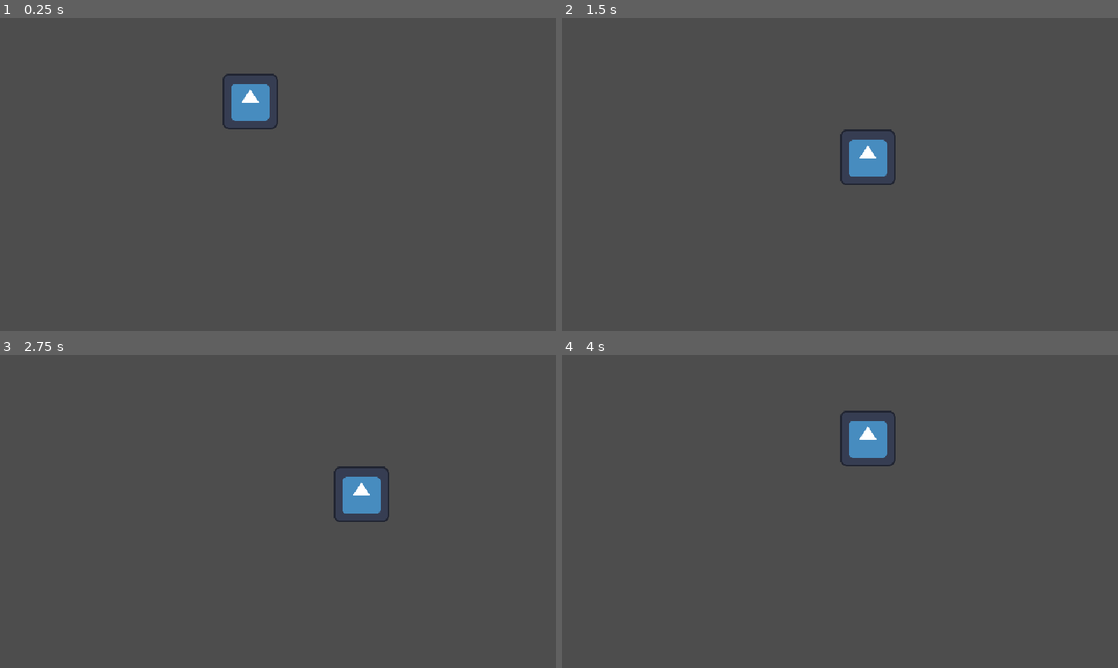
Above: before the commit, frames 1-4 (two rows, left to right).
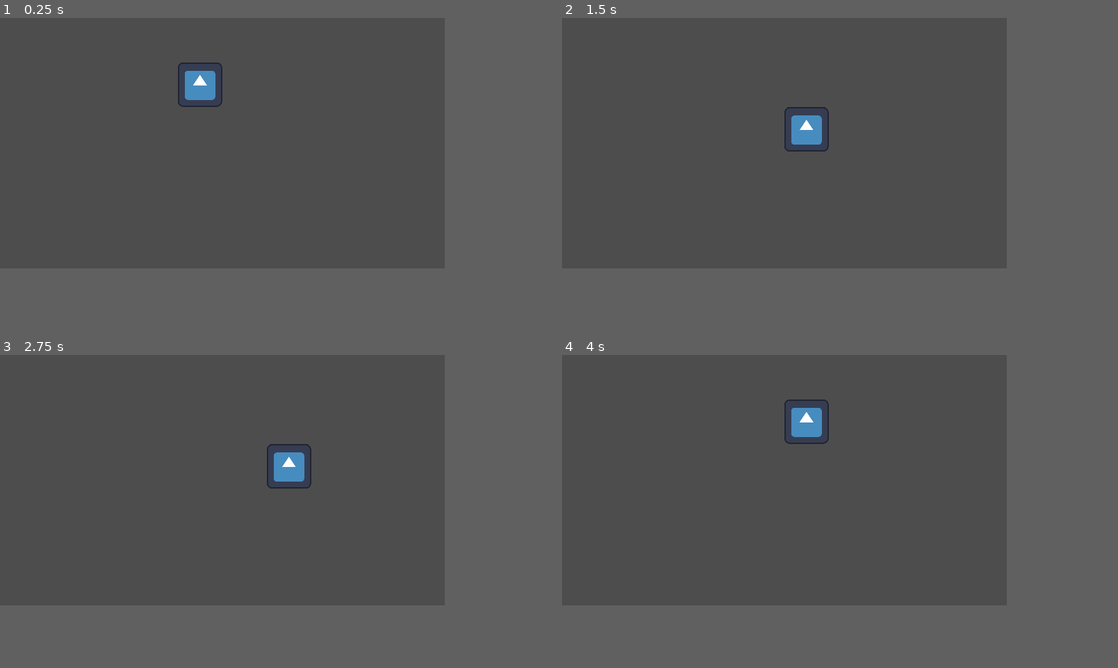
Above: after the commit, the same moments.

Repository: ZealStudio/HeroPath
Game: Godot game, scene res://Scenes/main.tscn
Same seed, same stepped clock (60 frames per second), same inputs: the game is played once before the commit and once after it. The project has no main scene, so this scene is started directly. The engine's default icon, where the game draws it, is replaced by a stand-in: a white triangle on a blue panel in a dark square.
Inputs:
- Up to frame 1 (0.25 s): no input
- Up to frame 2 (1.5 s): tap Enter at 0.5 s; hold Right (right) 0.53-1.28 s; tap Space at 1.25 s; hold Down (down) from 1.28 s (still down)
- Up to frame 3 (2.75 s): tap Enter at 2 s; release Down (down) at 2.03 s; hold Right (right) from 2.03 s (still down)
- Up to frame 4 (4 s): tap Space at 2.75 s; release Right (right) at 2.78 s; hold Up (up) 2.78-3.53 s; tap Enter at 3.5 s; hold Left (left) from 3.53 s (still down)
In our replay, the window is 800x450 before the commit and 640x360 after it. These sizes can differ from the game's own. Grey fills any space a smaller window leaves; there, only what the larger window draws over its background counts as a difference.

The runs differ from the first frame. In frame 1, 1.7% of the frame differs, in the area x 32-50%, y 14-36%; in frame 2, 1.7%, in the area x 40-60%, y 28-54%; in frame 3, 1.7%; in frame 4, 1.7%.

Commit message:
Ui Changes

Diff:
--- /dev/null
+++ b/Code/Ui/BattleUi.gd
@@ -0,0 +1,6 @@
+extends Control
+
+
+
+func ChangeVisibility(Visibility):
+	visible = Visibility
--- a/Screen Transition OverLay.gd
+++ b/Code/Ui/Screen Transition OverLay.gd
@@ -1,6 +1,6 @@
 extends ColorRect
 
-
+signal  LoadBattleUI(CanBeSeen)
 
 func _ready():
 	StartBattle()
@@ -18,6 +18,7 @@
 	).from(0.0).set_trans(Tween.TRANS_SINE)
 
 	await tween.finished
+	emit_signal("LoadBattleUI", true)
 	tween = create_tween()
 	tween.tween_property(
 		material,
@@ -25,5 +26,11 @@
 		0,
 		1
 	).from(1.0).set_trans(Tween.TRANS_SINE)
+	await tween.finished
+
 	print_debug(" Start battle")
+
+
+
+
 	#get_tree().change_scene_to_file("res://Scenes/main.tscn")
--- /dev/null
+++ b/Code/Ui/UIHolder.gd
@@ -0,0 +1,11 @@
+extends TextureRect
+
+@export var Basetexture :Texture
+@export var OnSelectedtexture :Texture
+
+
+func Selected(bIsSelected):
+	if  bIsSelected:
+		texture = OnSelectedtexture
+	else:
+		texture = Basetexture
--- /dev/null
+++ b/Code/Ui/battlePhase.gd
@@ -0,0 +1,16 @@
+extends Control
+
+@export var inputs = {"right": Vector2.RIGHT,
+			"left": Vector2.LEFT,
+			"up": Vector2.UP,
+			"down": Vector2.DOWN}
+# Called when the node enters the scene tree for the first time.
+
+func _unhandled_input(event):
+	for dir in inputs.keys():
+		if event.is_action_pressed(dir):
+			print_debug(dir)
+			if dir == "left":
+				pass
+			if dir =="right":
+				pass
--- a/Code/UnitUI.gd
+++ b/Code/UnitUI.gd
@@ -5,10 +5,15 @@
 
 @export var Stats : UnitStats
 @export var NameLabel : RichTextLabel
-
+@export var HealthLabel: RichTextLabel
 
 func  _ready():
 	SetLabels()
 
 func SetLabels():
 	NameLabel.text =  "Lv " + str(Stats.Level) + ": " + Stats.Name
+	HealthLabel.text = "Health: " + str(Stats.Health )
+
+
+func UpdateLabel():
+	HealthLabel.text = "Health: " + str(Stats.Health )
--- a/Code/enemyCode/enemy_ui.gd
+++ b/Code/enemyCode/enemy_ui.gd
@@ -1,3 +1,12 @@
 extends  UnitUI
 
 class_name  EnemyUI
+
+@export var MonsterSprite :TextureRect
+func _ready():
+	super._ready()
+
+
+func SetLabels():
+	super.SetLabels()
+	MonsterSprite.texture = Stats.Sprite
--- /dev/null
+++ b/Scenes/battleui.tscn
@@ -0,0 +1,109 @@
+[gd_scene load_steps=8 format=3 uid="uid://bm5xr01g7158p"]
+
+[ext_resource type="Script" path="res://Code/Ui/battlePhase.gd" id="1_8slk6"]
+[ext_resource type="Script" path="res://Code/Ui/BattleUi.gd" id="2_2mg2b"]
+[ext_resource type="PackedScene" uid="uid://3y0rpxpn7vlv" path="res://Scenes/enemy/enemy_ui.tscn" id="3_db2q8"]
+[ext_resource type="Theme" uid="uid://4i8x1qypd4n2" path="res://Art/fonts/PixelTheme.tres" id="3_mx2v3"]
+[ext_resource type="Shader" path="res://shaders/Diamond-based Screen Transition.gdshader" id="4_m5v3j"]
+[ext_resource type="Script" path="res://Code/Ui/Screen Transition OverLay.gd" id="5_wk34d"]
+
+[sub_resource type="ShaderMaterial" id="ShaderMaterial_uc1qx"]
+shader = ExtResource("4_m5v3j")
+shader_parameter/progress = 0.0
+shader_parameter/multiplier = 3.0
+shader_parameter/angle = 45.0
+shader_parameter/anchor = Vector2(0.5, 0.5)
+shader_parameter/anchorOffset = 1.0
+shader_parameter/diamondPixelSize = 32.0
+
+[node name="BattlePhase" type="Control"]
+layout_mode = 3
+anchors_preset = 15
+anchor_right = 1.0
+anchor_bottom = 1.0
+grow_horizontal = 2
+grow_vertical = 2
+script = ExtResource("1_8slk6")
+
+[node name="BattleUi" type="Control" parent="."]
+visible = false
+anchors_preset = 0
+offset_right = 640.0
+offset_bottom = 360.0
+script = ExtResource("2_2mg2b")
+
+[node name="ColorRect" type="ColorRect" parent="BattleUi"]
+layout_mode = 0
+offset_right = 640.0
+offset_bottom = 360.0
+color = Color(0, 0, 0, 1)
+
+[node name="PlayerUi" type="Control" parent="BattleUi"]
+anchors_preset = 0
+offset_right = 640.0
+offset_bottom = 360.0
+
+[node name="ButtonHolder" type="HBoxContainer" parent="BattleUi/PlayerUi"]
+layout_mode = 0
+offset_top = 245.0
+offset_right = 640.0
+offset_bottom = 360.0
+theme_override_constants/separation = 20
+
+[node name="Attack" type="Button" parent="BattleUi/PlayerUi/ButtonHolder" groups=["PlayerButton"]]
+layout_mode = 2
+theme = ExtResource("3_mx2v3")
+theme_override_font_sizes/font_size = 32
+text = "Attack"
+flat = true
+
+[node name="Skill" type="Button" parent="BattleUi/PlayerUi/ButtonHolder" groups=["PlayerButton"]]
+layout_mode = 2
+theme = ExtResource("3_mx2v3")
+theme_override_font_sizes/font_size = 32
+text = "Skills"
+flat = true
+
+[node name="Item" type="Button" parent="BattleUi/PlayerUi/ButtonHolder" groups=["PlayerButton"]]
+layout_mode = 2
+theme = ExtResource("3_mx2v3")
+theme_override_font_sizes/font_size = 32
+text = "Items"
+flat = true
+
+[node name="Run" type="Button" parent="BattleUi/PlayerUi/ButtonHolder" groups=["PlayerButton"]]
+layout_mode = 2
+theme = ExtResource("3_mx2v3")
+theme_override_font_sizes/font_size = 32
+text = "Run"
+flat = true
+
+[node name="EnemyUIHolder" type="Control" parent="BattleUi"]
+anchors_preset = 0
+offset_right = 640.0
+offset_bottom = 358.0
+
+[node name="HBoxContainer" type="HBoxContainer" parent="BattleUi/EnemyUIHolder"]
+custom_minimum_size = Vector2(100, 100)
+layout_mode = 1
+anchors_preset = 5
+anchor_left = 0.5
+anchor_right = 0.5
+offset_left = -248.0
+offset_right = 248.0
+offset_bottom = 112.0
+grow_horizontal = 2
+theme_override_constants/separation = 200
+
+[node name="EnemyUi" parent="BattleUi/EnemyUIHolder/HBoxContainer" instance=ExtResource("3_db2q8")]
+layout_mode = 2
+
+[node name="Screen Transition OverLay" type="ColorRect" parent="."]
+material = SubResource("ShaderMaterial_uc1qx")
+layout_mode = 0
+offset_right = 640.0
+offset_bottom = 360.0
+color = Color(0, 0, 0, 1)
+script = ExtResource("5_wk34d")
+
+[connection signal="LoadBattleUI" from="Screen Transition OverLay" to="BattleUi" method="ChangeVisibility"]
--- a/Scenes/enemy/enemy_ui.tscn
+++ b/Scenes/enemy/enemy_ui.tscn
@@ -1,28 +1,38 @@
-[gd_scene load_steps=4 format=3 uid="uid://3y0rpxpn7vlv"]
+[gd_scene load_steps=7 format=3 uid="uid://3y0rpxpn7vlv"]
 
 [ext_resource type="Script" path="res://Code/enemyCode/enemy_ui.gd" id="1_ffysa"]
 [ext_resource type="Theme" uid="uid://4i8x1qypd4n2" path="res://Art/fonts/PixelTheme.tres" id="1_of8do"]
 [ext_resource type="Resource" uid="uid://bms7bnk13dvaf" path="res://Code/enemyCode/MonsterStats/slime.tres" id="2_e01b4"]
+[ext_resource type="Texture2D" uid="uid://cs74vtdujx3ne" path="res://Art/UI/UiStatHolder-0001.png" id="3_3v4vl"]
+[ext_resource type="Script" path="res://Code/Ui/UIHolder.gd" id="4_jakts"]
+[ext_resource type="Texture2D" uid="uid://b36xcvjtr22h3" path="res://Art/UI/UiStatHolder-0002.png" id="5_petpd"]
 
-[node name="EnemyUi" type="Control" node_paths=PackedStringArray("NameLabel")]
+[node name="EnemyUi" type="Control" node_paths=PackedStringArray("MonsterSprite", "NameLabel", "HealthLabel") groups=["EnemyUi"]]
 layout_mode = 3
 anchors_preset = 0
 offset_right = 96.0
 offset_bottom = 112.0
 script = ExtResource("1_ffysa")
+MonsterSprite = NodePath("MonsterSprite")
 Stats = ExtResource("2_e01b4")
 NameLabel = NodePath("LabelHolder/Name")
+HealthLabel = NodePath("LabelHolder/HealthLabel")
 
-[node name="BackGround" type="ColorRect" parent="."]
+[node name="UIHolder" type="TextureRect" parent="."]
 layout_mode = 1
 offset_right = 96.0
 offset_bottom = 112.0
-color = Color(0, 0, 0, 1)
+texture = ExtResource("3_3v4vl")
+script = ExtResource("4_jakts")
+Basetexture = ExtResource("3_3v4vl")
+OnSelectedtexture = ExtResource("5_petpd")
 
 [node name="LabelHolder" type="Control" parent="."]
 anchors_preset = 0
-offset_right = 40.0
-offset_bottom = 40.0
+offset_left = 7.0
+offset_top = 6.0
+offset_right = 47.0
+offset_bottom = 46.0
 
 [node name="Name" type="RichTextLabel" parent="LabelHolder"]
 layout_mode = 0
@@ -33,3 +43,19 @@
 text = "Lv 14: Slime"
 fit_content = true
 scroll_active = false
+
+[node name="HealthLabel" type="RichTextLabel" parent="LabelHolder"]
+offset_top = 21.0
+offset_right = 81.0
+offset_bottom = 49.0
+theme = ExtResource("1_of8do")
+text = "Health: 20"
+fit_content = true
+scroll_active = false
+
+[node name="MonsterSprite" type="TextureRect" parent="."]
+layout_mode = 0
+offset_top = 112.0
+offset_right = 96.0
+offset_bottom = 209.0
+stretch_mode = 4
--- a/battleui.tscn
+++ /dev/null
@@ -1,66 +0,0 @@
-[gd_scene load_steps=5 format=3 uid="uid://bm5xr01g7158p"]
-
-[ext_resource type="PackedScene" uid="uid://3y0rpxpn7vlv" path="res://Scenes/enemy/enemy_ui.tscn" id="1_seqsp"]
-[ext_resource type="Shader" path="res://Diamond-based Screen Transition.gdshader" id="1_v5pq0"]
-[ext_resource type="Script" path="res://Screen Transition OverLay.gd" id="2_nf5p5"]
-
-[sub_resource type="ShaderMaterial" id="ShaderMaterial_uc1qx"]
-shader = ExtResource("1_v5pq0")
-shader_parameter/progress = 0.0
-shader_parameter/multiplier = 3.0
-shader_parameter/angle = 45.0
-shader_parameter/anchor = Vector2(0.5, 0.5)
-shader_parameter/anchorOffset = 1.0
-shader_parameter/diamondPixelSize = 32.0
-
-[node name="Battleui" type="Control"]
-layout_mode = 3
-anchors_preset = 15
-anchor_right = 1.0
-anchor_bottom = 1.0
-grow_horizontal = 2
-grow_vertical = 2
-
-[node name="ColorRect" type="ColorRect" parent="."]
-layout_mode = 0
-offset_right = 640.0
-offset_bottom = 360.0
-
-[node name="UI" type="Control" parent="."]
-anchors_preset = 0
-offset_right = 640.0
-offset_bottom = 360.0
-
-[node name="button" type="Control" parent="UI"]
-anchors_preset = 0
-offset_top = 281.0
-offset_right = 640.0
-offset_bottom = 358.0
-
-[node name="EnemyUIHolder" type="Control" parent="."]
-anchors_preset = 0
-offset_right = 640.0
-offset_bottom = 358.0
-
-[node name="HBoxContainer" type="HBoxContainer" parent="EnemyUIHolder"]
-custom_minimum_size = Vector2(100, 100)
-layout_mode = 1
-anchors_preset = 5
-anchor_left = 0.5
-anchor_right = 0.5
-offset_left = -248.0
-offset_right = 248.0
-offset_bottom = 112.0
-grow_horizontal = 2
-theme_override_constants/separation = 200
-
-[node name="EnemyUi" parent="EnemyUIHolder/HBoxContainer" instance=ExtResource("1_seqsp")]
-layout_mode = 2
-
-[node name="Screen Transition OverLay" type="ColorRect" parent="."]
-material = SubResource("ShaderMaterial_uc1qx")
-layout_mode = 0
-offset_right = 640.0
-offset_bottom = 360.0
-color = Color(0, 0, 0, 1)
-script = ExtResource("2_nf5p5")
--- a/project.godot
+++ b/project.godot
@@ -18,9 +18,6 @@
 
 window/size/viewport_width=640
 window/size/viewport_height=360
-window/size/resizable=false
-window/size/window_width_override=1920
-window/size/window_height_override=1080
 window/stretch/mode="viewport"
 
 [file_customization]
Binary file added: Art/UI/UiStatHolder-0001.png
Not shown, added: Art/UI/UiStatHolder-0001.png.import
Binary file added: Art/UI/UiStatHolder-0002.png
Not shown, added: Art/UI/UiStatHolder-0002.png.import
Renamed: Diamond-based Screen Transition.gdshader -> shaders/Diamond-based Screen Transition.gdshader
